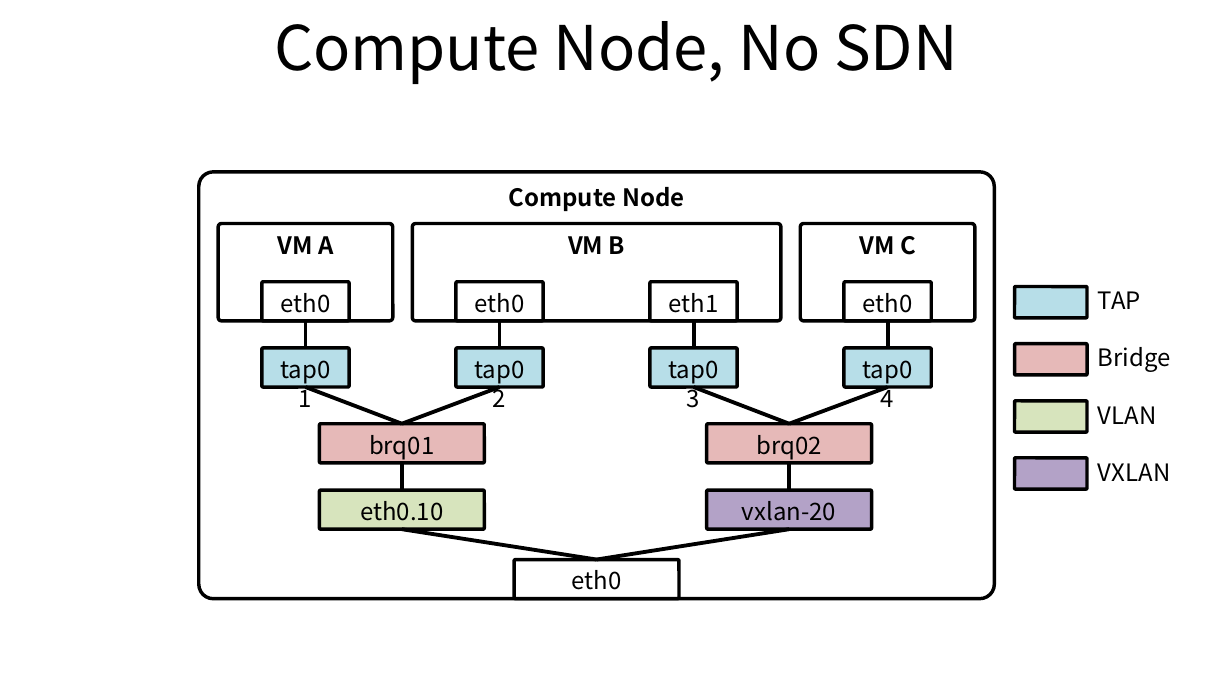
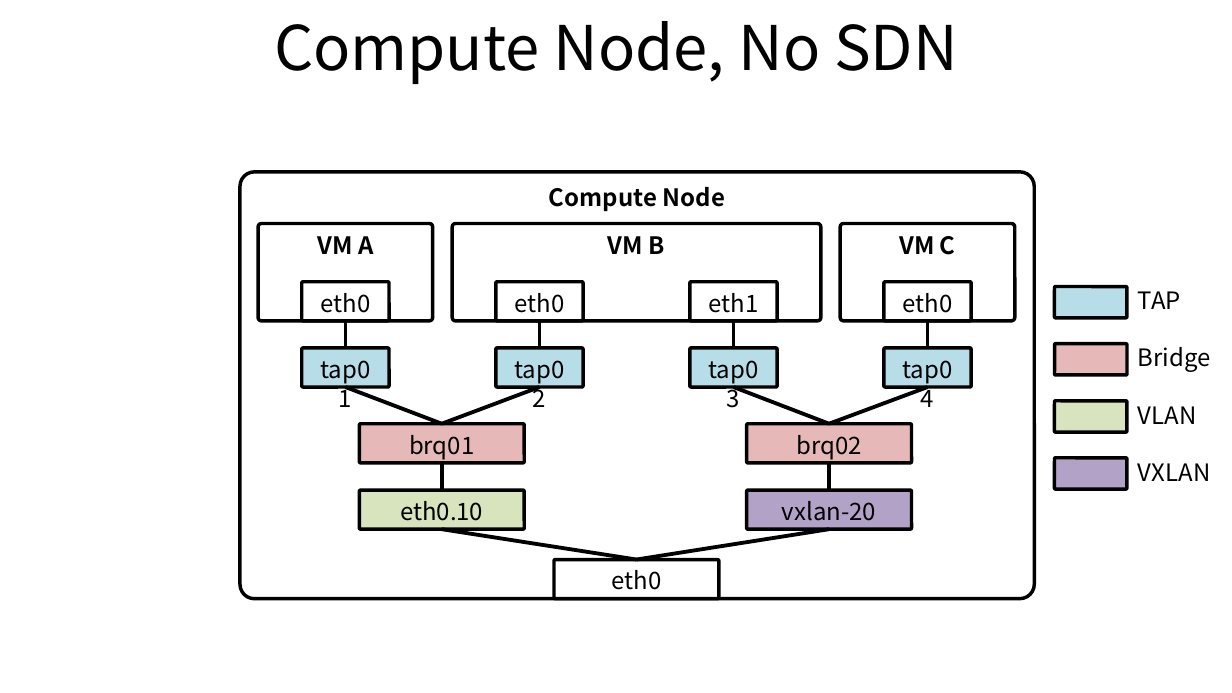
Before and after one commit to ssup2/blog-old, a slide deck: slide 3 of images/theory_analysis/OpenStack_Neutron/OpenStack_Network_Neutron.pptx. Drawn at 1232x693 pixels with LibreOffice and Linux fonts; fonts in the diff are those of the drawing. Boxes give left, top, right and bottom in pixels: in the first picture for what was removed or moved away, otherwise in the second. Text is boxed around its words. In the diff, an @@ line names an element or a change of style, - is before the commit and + after.

```diff
--- a/images/theory_analysis/OpenStack_Neutron/OpenStack_Network_Neutron.pptx
+++ b/images/theory_analysis/OpenStack_Neutron/OpenStack_Network_Neutron.pptx
@@ 21 rounded rectangles, 12 lines, 4 texts: place and size @@
-21 rounded rectangles, 12 lines, 4 texts at box(198, 172, 1171, 599)
+21 rounded rectangles, 12 lines, 4 texts at box(240, 172, 1211, 599)
```
Also in this commit, not shown: 2 other slides changed, 4 other files.
